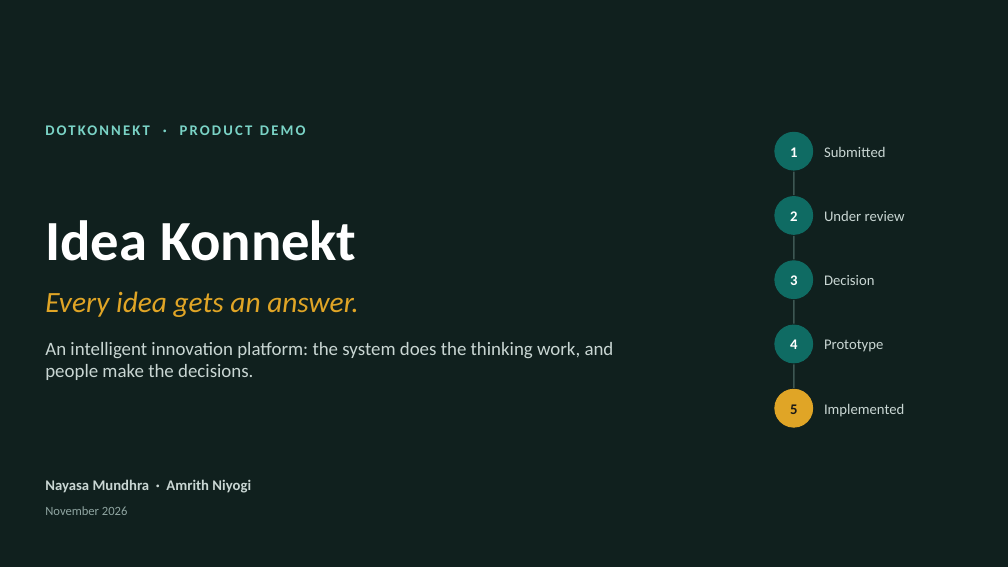
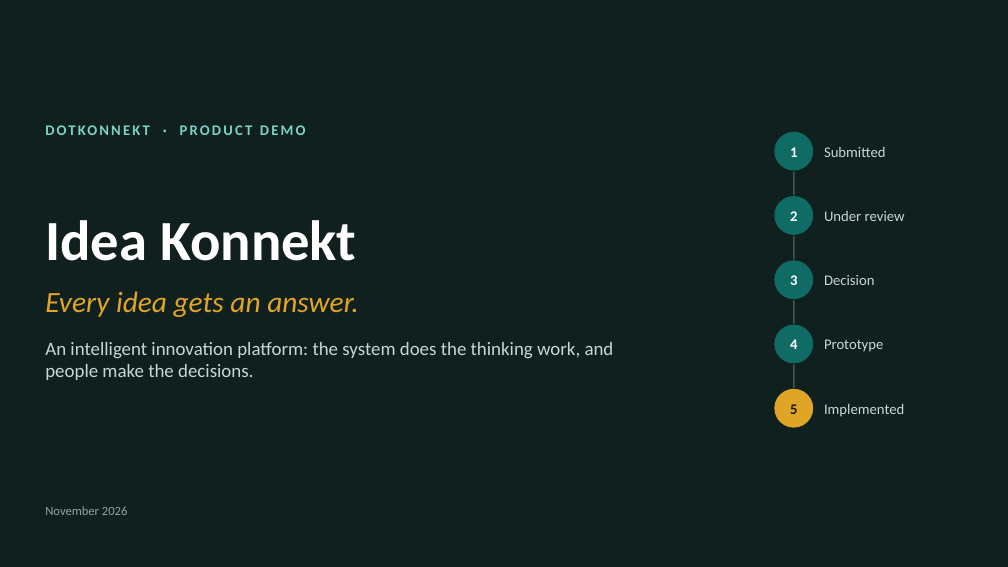
Before and after one commit to AmrithNiyogi/Idea-Hub, a slide deck: slide 1 of docs/project_docs/Idea_Konnekt_Demo.pptx. Drawn at 1008x567 pixels with LibreOffice and Linux fonts; fonts in the diff are those of the drawing. Boxes give left, top, right and bottom in pixels: in the first picture for what was removed or moved away, otherwise in the second. Text is boxed around its words. In the diff, an @@ line names an element or a change of style, - is before the commit and + after.

Commit message:
fix(ppt): updated the idea konnekt ppt

```diff
--- a/docs/project_docs/Idea_Konnekt_Demo.pptx
+++ b/docs/project_docs/Idea_Konnekt_Demo.pptx
@@ text removed at (x1=45, y1=479, x2=251, y2=493) @@
-Nayasa Mundhra · Amrith Niyogi
```
Also in this commit, not shown: 2 other slides changed, 8 slides added.
